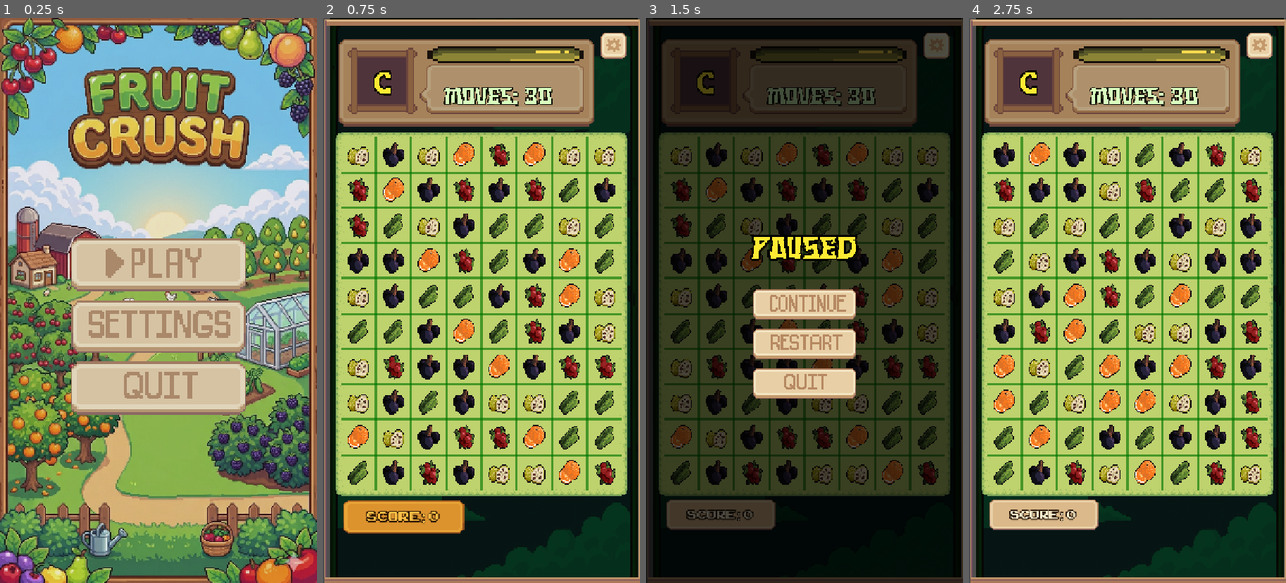
Above: before the commit, frames 1-4 (left to right).
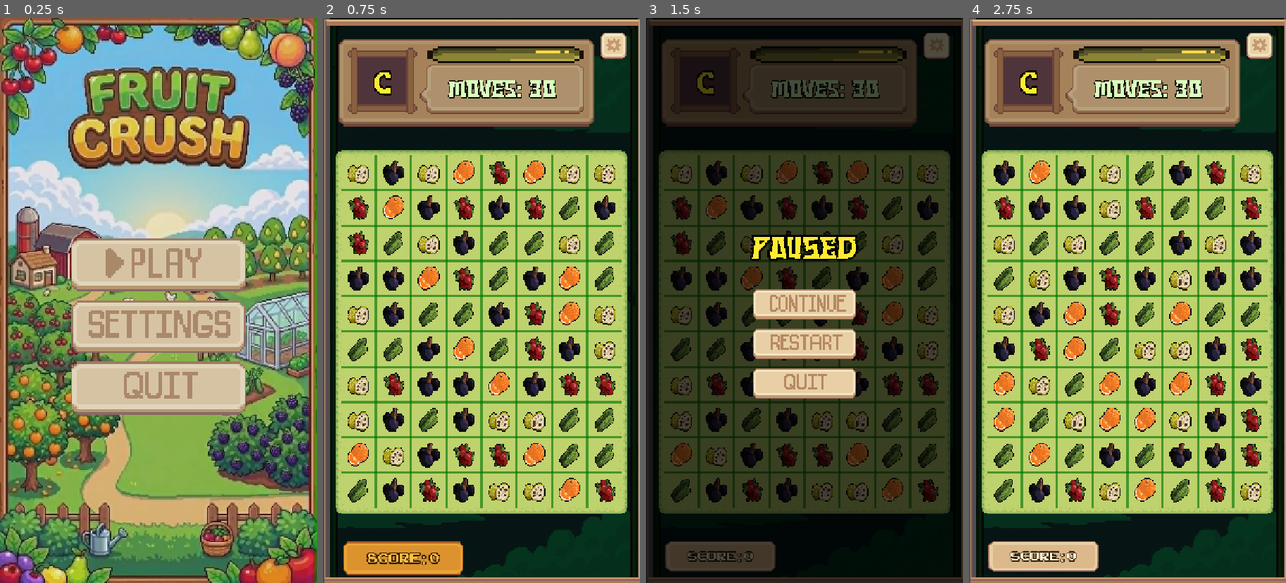
Above: after the commit, the same moments.

Repository: danieljuan6278/Fruit
Game: Godot game, scene res://scene/main_menu.tscn
The game is run twice, just before and just after one commit, with the same random seed, the same clock (stepped at 60 frames per second) and the same inputs.
Inputs (mouse positions are in pixels of both pictures, inside the frame that each line leads up to):
- Up to frame 1 (0.25 s): no input
- Up to frame 2 (0.75 s): click (481, 266) at 0.5 s
- Up to frame 3 (1.5 s): click (937, 46) at 1.25 s
- Up to frame 4 (2.75 s): click (1127, 345) at 2 s

The runs differ from the first frame. In frame 1, 12% of the frame differs, in the area x 0-100%, y 0-100%; in frame 2, 41%, in the area x 4-96%, y 11-99%; in frame 3, 29%; in frame 4, 40%.

Commit message:
fixing UI

Diff:
--- a/scene/game.tscn
+++ b/scene/game.tscn
@@ -52,10 +52,10 @@
 layout_mode = 1
 anchors_preset = 10
 anchor_right = 1.0
-offset_left = 37.0
-offset_top = 1080.0
-offset_right = -417.0
-offset_bottom = 1169.0
+offset_left = 36.0
+offset_top = 1174.0
+offset_right = -418.0
+offset_bottom = 1263.0
 grow_horizontal = 2
 texture = SubResource("AtlasTexture_ll5lq")
 stretch_mode = 4
@@ -63,9 +63,9 @@
 [node name="Label" type="Label" parent="score_label/ScoreContainer/TextureRect" unique_id=1066156624]
 texture_filter = 1
 layout_mode = 0
-offset_left = 11.0
+offset_left = 13.0
 offset_top = 14.0
-offset_right = 254.0
+offset_right = 256.0
 offset_bottom = 78.0
 theme_override_colors/font_color = Color(1, 0.95, 0.82, 1)
 theme_override_colors/font_outline_color = Color(0.18, 0.12, 0.06, 1)
@@ -111,10 +111,10 @@
 
 [node name="MovesLabel" type="Label" parent="score_label" unique_id=307979590]
 texture_filter = 1
-offset_left = 256.0
-offset_top = 113.0
-offset_right = 542.0
-offset_bottom = 243.0
+offset_left = 265.0
+offset_top = 97.0
+offset_right = 551.0
+offset_bottom = 227.0
 theme_override_colors/font_color = Color(0.85, 1, 0.75, 1)
 theme_override_colors/font_shadow_color = Color(0.05, 0.1, 0, 0.5)
 theme_override_colors/font_outline_color = Color(0, 0, 0, 0.8)
--- a/scene/main_menu.tscn
+++ b/scene/main_menu.tscn
@@ -1,8 +1,8 @@
 [gd_scene format=3 uid="uid://d3pdgfgjf2r8u"]
 
 [ext_resource type="Script" uid="uid://cwhmbl776j6i2" path="res://script/main_menu.gd" id="1_mainmenu"]
+[ext_resource type="Texture2D" uid="uid://bgernmbje1npc" path="res://assets/main_UI.jpg" id="2_0iwki"]
 [ext_resource type="Texture2D" uid="uid://06hncnxgm34t" path="res://assets/ui/Sprout Lands - UI Pack - Basic pack/Sprite sheets/UI Big Play Button2.png" id="3_0iwki"]
-[ext_resource type="Texture2D" uid="uid://bwjlu26o5xwmn" path="res://assets/main_UI.png" id="3_background"]
 [ext_resource type="Texture2D" uid="uid://ba28injmkmvq2" path="res://assets/ui/Sprout Lands - UI Pack - Basic pack/Sprite sheets/UI Big Play Button-58c8.png" id="4_0iwki"]
 
 [sub_resource type="Environment" id="Environment_menu"]
@@ -54,7 +54,7 @@
 anchor_bottom = 1.0
 grow_horizontal = 2
 grow_vertical = 2
-texture = ExtResource("3_background")
+texture = ExtResource("2_0iwki")
 expand_mode = 1
 stretch_mode = 6
 
--- a/scene/main_scene.tscn
+++ b/scene/main_scene.tscn
@@ -5989,7 +5989,7 @@
 
 [node name="Grass" type="TileMapLayer" parent="FruitGrass" unique_id=2108678680]
 texture_filter = 1
-position = Vector2(24, 223)
+position = Vector2(24, 264)
 scale = Vector2(2, 2)
 tile_map_data = PackedByteArray("AAAAAAIAAAAAAAEAAAAAAAMAAAAAAAEAAAAAAAQAAAAAAAEAAAAAAAUAAAAAAAEAAAAAAAYAAAAAAAEAAAAAAA …(8656 unchanged characters)…
 tile_set = SubResource("TileSet_njebo")
--- a/script/game.gd
+++ b/script/game.gd
@@ -19,7 +19,7 @@
 @export var width: int = 8
 @export var height: int = 10
 @export var x_start: int = 50
-@export var y_start: int = 1000
+@export var y_start: int = 1040
 @export var offset: int = 80
 @export_group("Grid Lines")
 @export var grid_line_color: Color = Color(0.0, 0.449, 0.0, 0.651)
Binary file added: assets/main_UI.jpg
Not shown, changed: assets/main_UI.jpg.import
Binary file removed: assets/main_UI.png
